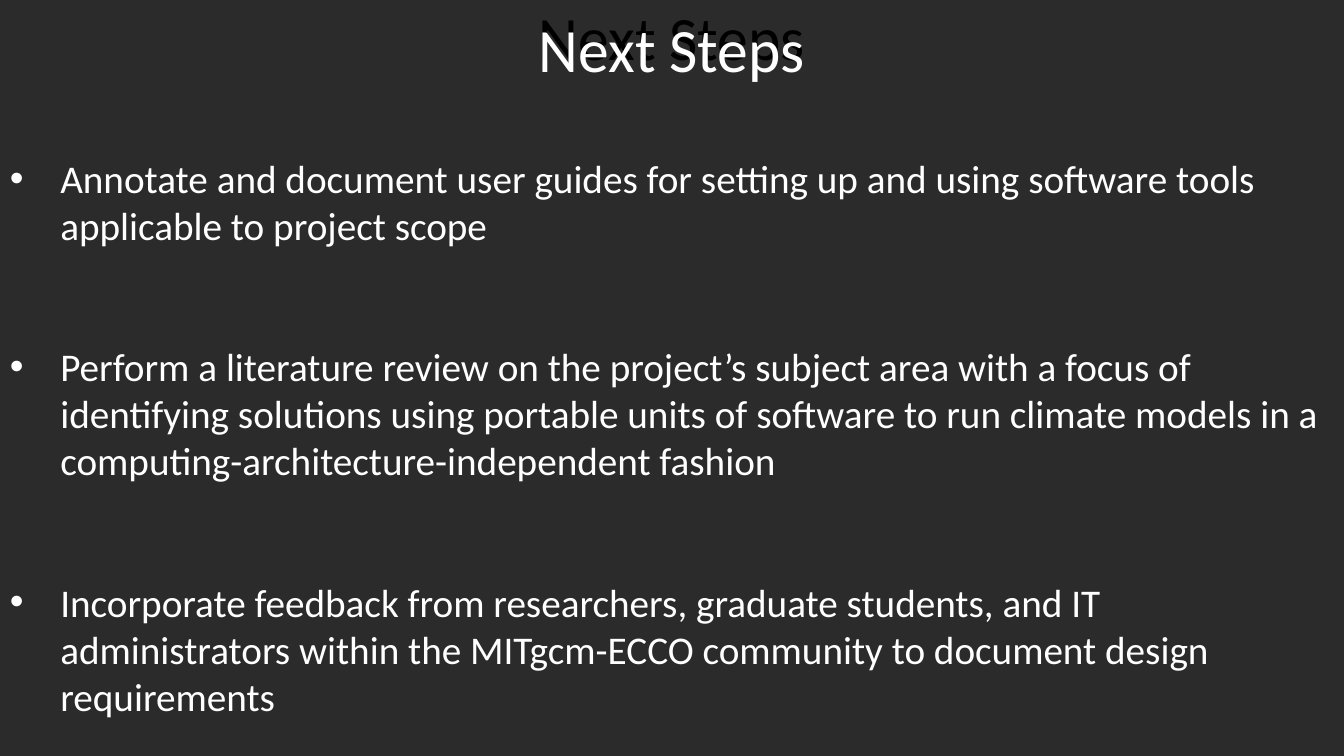
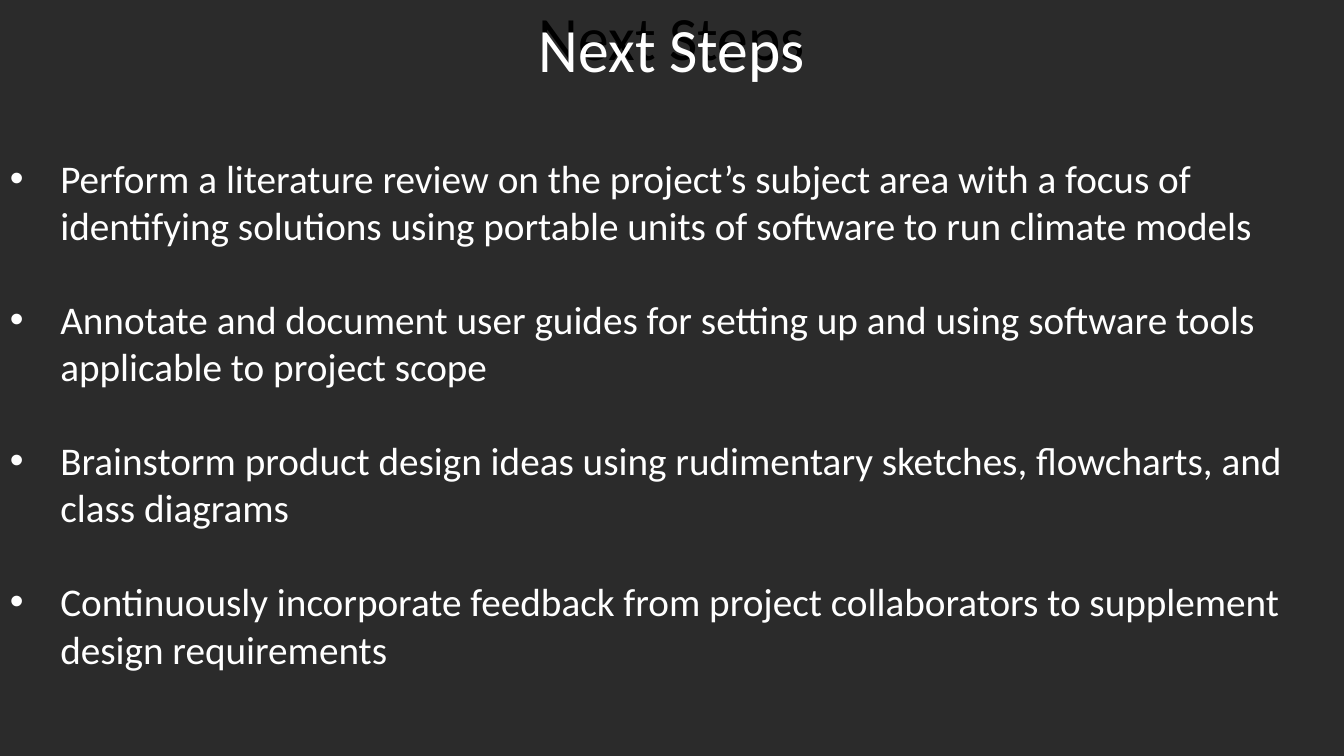
Before and after one commit to JCam98/MITgcm-solver, a slide deck: slide 10 of deliverables/project_overview.pptx (slide 8 before the commit). Drawn at 1344x756 pixels with LibreOffice and Linux fonts; fonts in the diff are those of the drawing; background and template pictures are left out; a plain dark background stands for a picture behind light text. Boxes give left, top, right and bottom in pixels: in the first picture for what was removed or moved away, otherwise in the second. Text is boxed around its words. In the diff, an @@ line names an element or a change of style, - is before the commit and + after.

Commit message:
updated design schematics deliverables

```diff
--- a/deliverables/project_overview.pptx
+++ b/deliverables/project_overview.pptx
@@ text at [60,165,1251,247]: paragraph added @@
+• Perform a literature review on the project’s subject area with a focus of identifying solutions using portable units of software to run climate models
@@ text at [60,447,1282,671]: text changed @@
-• Perform a literature review on the project’s subject area with a focus of identifying solutions using portable units of software to run climate models in a computing-architecture-independent fashion
-• Incorporate feedback from researchers, graduate students, and IT administrators within the MITgcm-ECCO community to document design requirements
+• Brainstorm product design ideas using rudimentary sketches, flowcharts, and class diagrams
+• Continuously incorporate feedback from project collaborators to supplement design requirements
```
Also in this commit, not shown: 4 other slides changed, 3 slides added, 1 slide removed, 21 other files.
